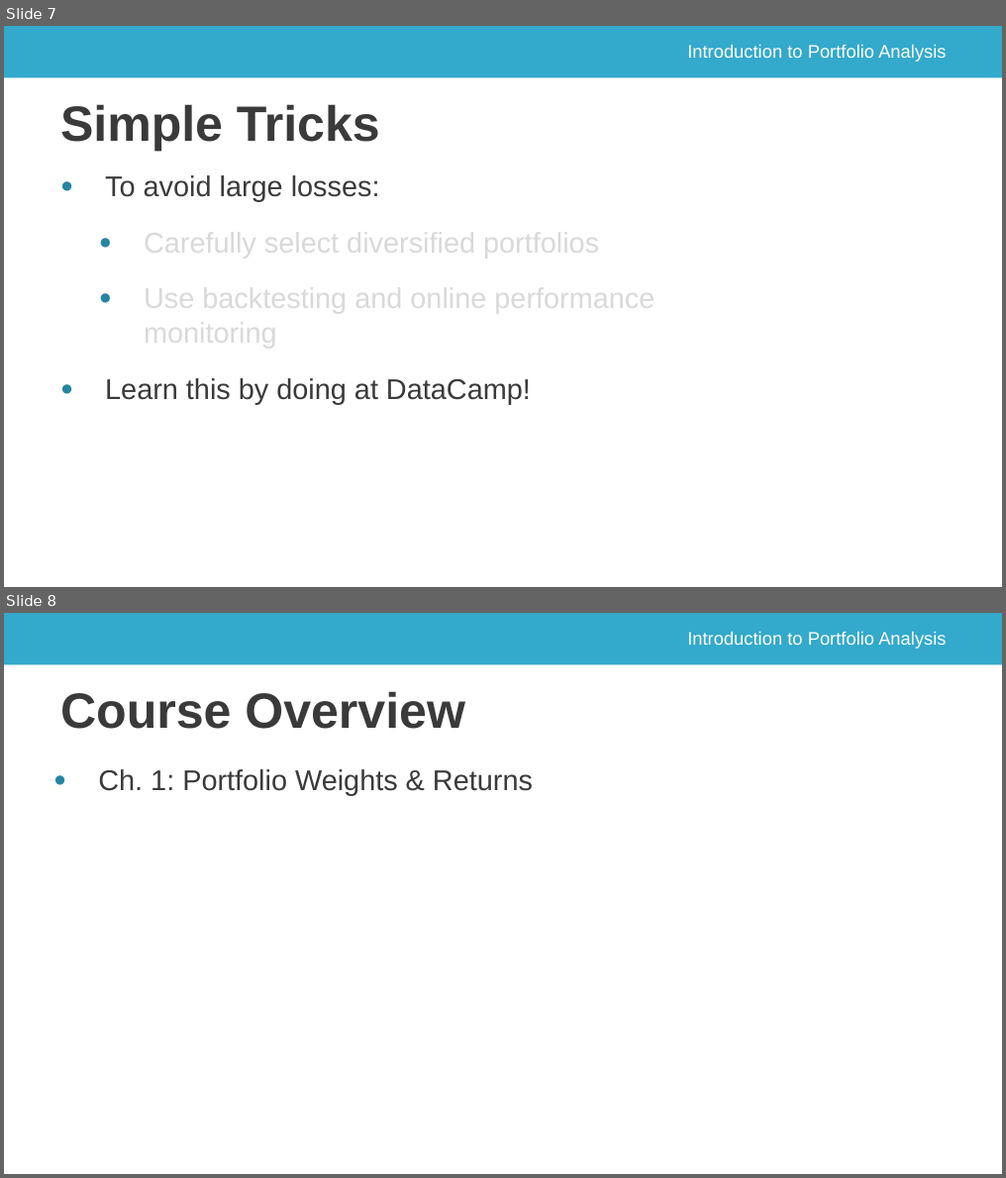
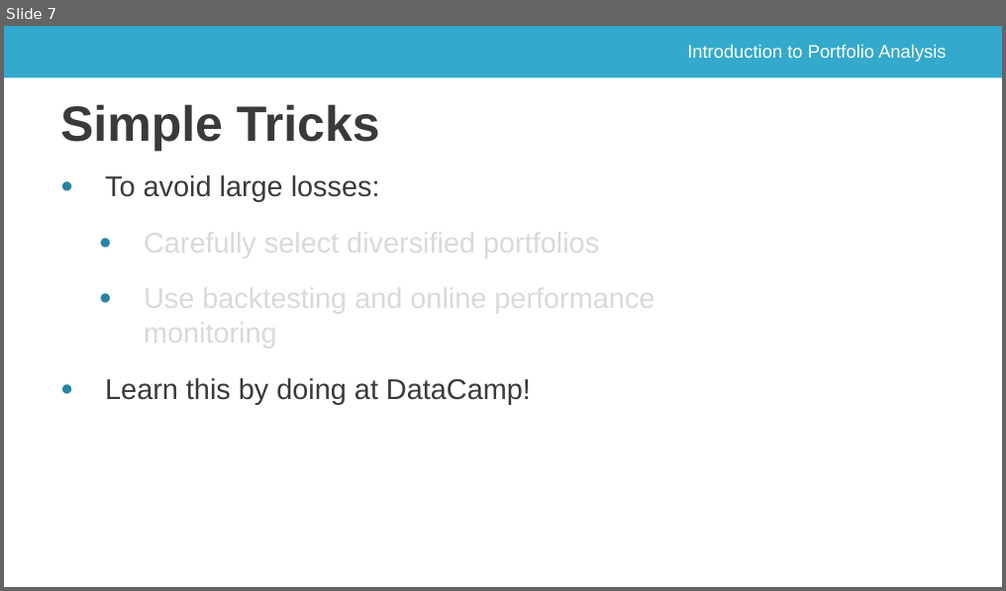
Before and after one commit to saciestudio/courses-intro-portfolio-analysis, a slide deck: scripts/ch_1_video_1.pptx. Shown one above the other, each under a label of ours: slides 7 and 8 before the commit, slide 7 after it. The pictures are 1006x1178 and 1006x591 pixels, drawn with LibreOffice and Linux fonts; fonts in the diff are those of the drawing; background and template pictures are left out. Boxes give left, top, right and bottom in pixels: in the first picture for what was removed or moved away, otherwise in the second. Text is boxed around its words. In the diff, an @@ line names an element or a change of style, - is before the commit and + after.

```diff
--- a/scripts/ch_1_video_1.pptx
+++ b/scripts/ch_1_video_1.pptx
@@ slide 8 removed at (4, 613, 1002, 1174), background #FFFFFF; not listed: 2 template elements that a slide beside it also shows @@
@@ title removed at (60, 691, 465, 729) @@
-Course Overview
@@ text removed at (98, 769, 533, 796) @@
-● Ch. 1: Portfolio Weights & Returns
```
Also in this commit, not shown: 1 slide changed, 2 other slides removed.
